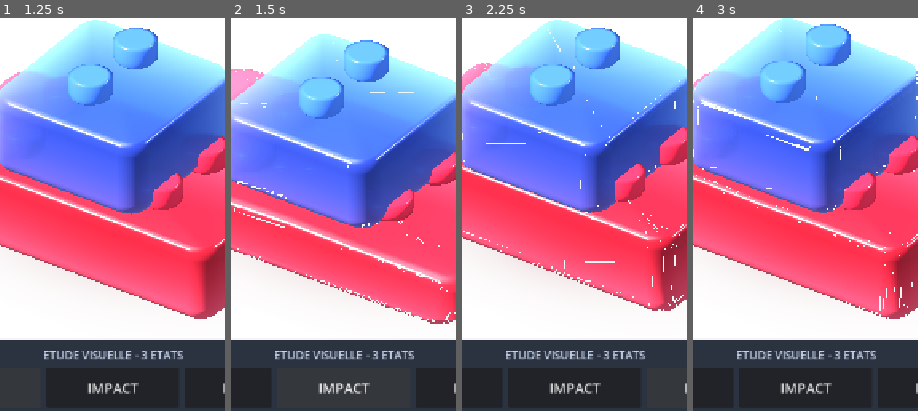
Above: before the commit, frames 1-4 (left to right).
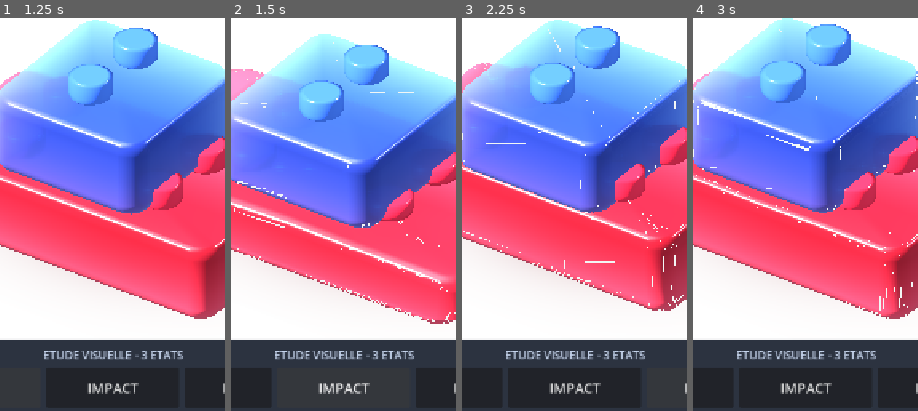
Above: after the commit, the same moments.

Repository: dbrckk/Jelly-bricks
Game: Godot game, scene res://prototypes/single_brick/layered_reference.tscn
Two runs of this game, one before a commit and one after it. Both use one fixed random seed, a clock stepped at 60 frames per second and the inputs below. This scene is started directly instead of the project's main scene.
Inputs:
- Up to frame 1 (1.25 s): click "REPOS" at 0.5 s
- Up to frame 2 (1.5 s): click "IMPACT" at 1.25 s
- Up to frame 3 (2.25 s): click "REBOND" at 2 s
- Up to frame 4 (3 s): click "CHOC GEL" at 2.75 s
The pictures show only the part of the screen within x 25-75%, y 29-79%; the shares and areas given below are measured in that part.

Frame 1 is identical in both runs. In frame 2, 1.2% of the frame differs, in the area x 30-71%, y 5-27%; in frame 3, 0.4%; in frame 4, nothing differs.

Commit message:
fix(gel): reset transient wave and peak counters on manual poses; synchronize blue studs

Diff:
--- a/native-godot/prototypes/single_brick/layered_reference.gd
+++ b/native-godot/prototypes/single_brick/layered_reference.gd
@@ -282,9 +282,23 @@
 func sample_reference(state: String) -> void:
     motion_active = false
     elastic_pair.reset()
+    last_impact_time = 0.0
+    peak_live_red = 0.0
+    peak_live_blue = 0.0
+    peak_visual_red = 0.0
+    peak_visual_blue = 0.0
+    peak_live_lag = 0.0
     super.sample_reference(state)
+    # A REPOS or manually selected static pose must never preserve a
+    # residual traveling impact wave from the previous live spring.
+    if wet_coat != null and gel_material != null:
+        _set_interface_wave(gel_material,
+            wet_coat.material_override as ShaderMaterial,
+            Vector3(1.0, 0.52, 0.5), 0.0, 3.0)
     if upper_brick == null:
         return
+    _set_interface_wave(upper_paint, upper_coat_paint,
+        Vector3(0.5, 0.06, 0.5), 0.0, 3.0)
     # This is still a visual comparison, not real deformable-body physics.
     # The top small brick follows the compressing surface of the red brick.
     var squash_value := 0.0
@@ -300,6 +314,7 @@
         0.5, 0.55 - maxf(0.0, squash_value) * 0.48, 0.0)
     upper_paint.set_shader_parameter("deformation", squash_value)
     upper_coat_paint.set_shader_parameter("deformation", squash_value)
+    upper_studs.scale.y = maxf(0.80, 1.0 - squash_value * 0.19)
     upper_paint.set_shader_parameter("silhouette_softness", 0.85)
     upper_coat_paint.set_shader_parameter("silhouette_softness", 0.85)
     upper_paint.set_shader_parameter("momentum_lag", lag)
